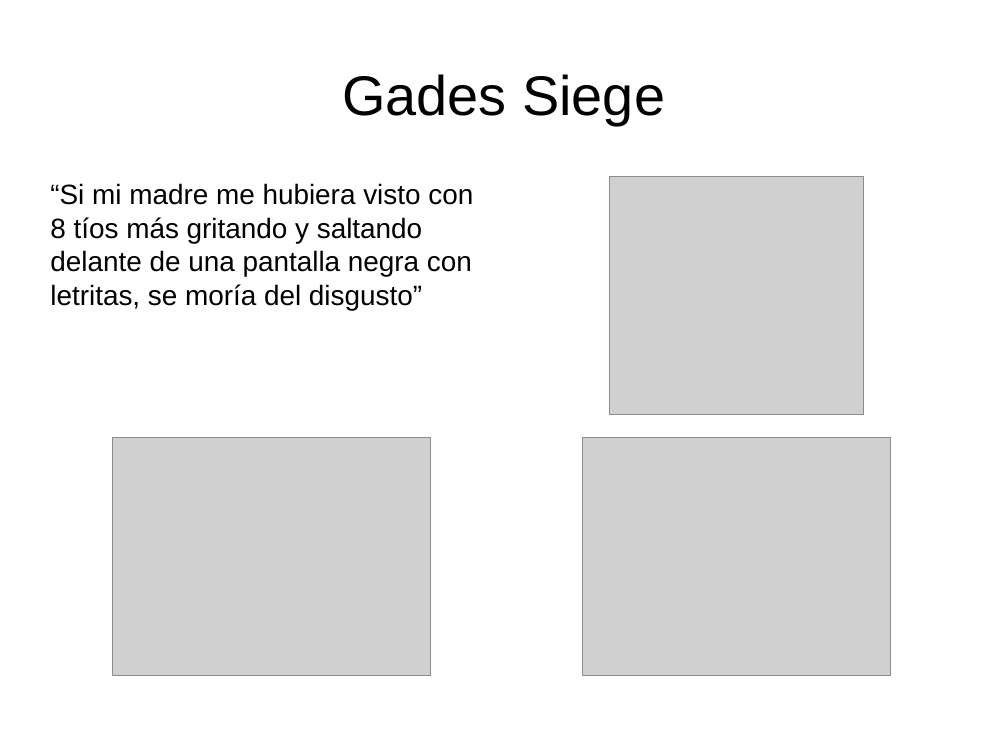
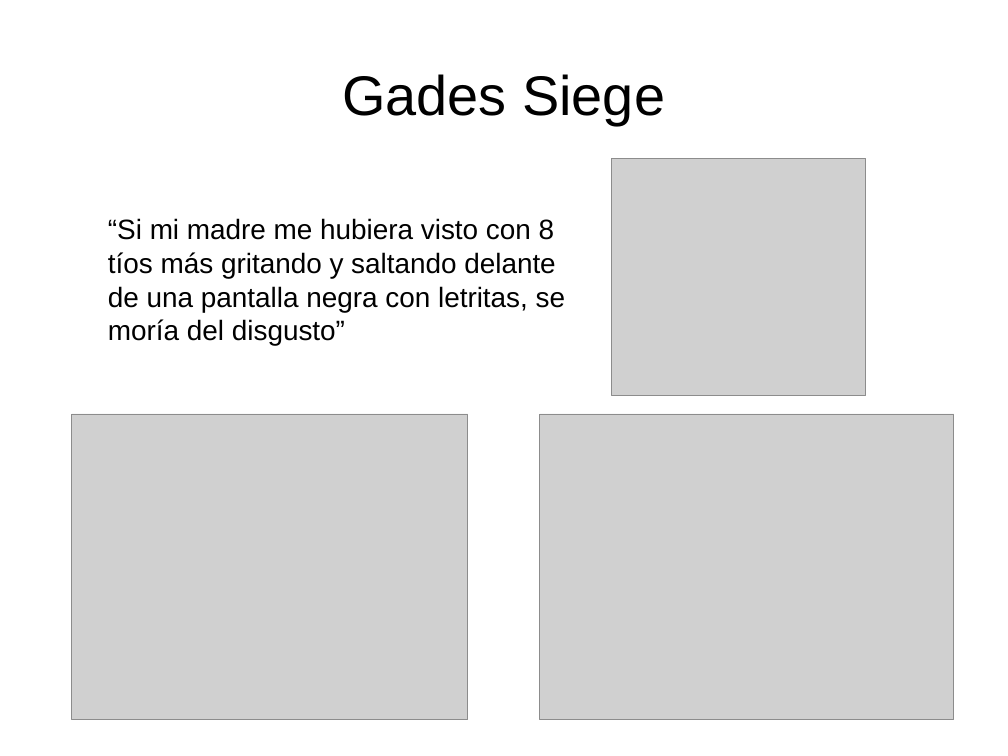
Before and after one commit to rompehielos013013013/gsiege, a slide deck: slide 15 of presentacion/expertoUCLM2014/SSEE-IA.odp (slide 14 before the commit). Drawn at 1008x756 pixels with LibreOffice and Linux fonts; fonts in the diff are those of the drawing; grey boxes stand for pictures. Boxes give left, top, right and bottom in pixels: in the first picture for what was removed or moved away, otherwise in the second. Text is boxed around its words. In the diff, an @@ line names an element or a change of style, - is before the commit and + after.

```diff
--- a/presentacion/expertoUCLM2014/SSEE-IA.odp
+++ b/presentacion/expertoUCLM2014/SSEE-IA.odp
@@ picture: place and size @@
-picture at (610, 177, 863, 414)
+picture at (612, 158, 865, 396)
@@ text "“Si mi madre me hubiera ..." rewrapped from (50, 183, 473, 310) to (108, 218, 565, 345) @@
@@ picture: place and size @@
-picture at (113, 437, 431, 675)
+picture at (72, 414, 468, 721)
@@ picture: place and size @@
-picture at (583, 437, 891, 675)
+picture at (541, 414, 955, 721)
```
Also in this commit, not shown: 3 other slides changed, 2 slides added, 1 slide removed.
